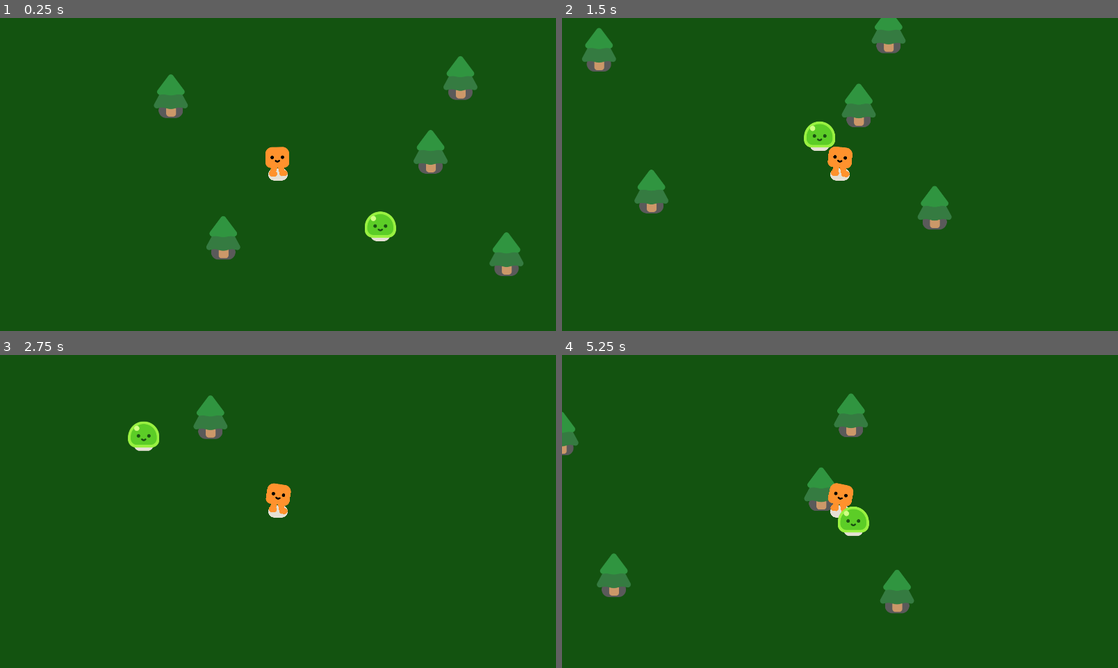
Above: before the commit, frames 1-4 (two rows, left to right).
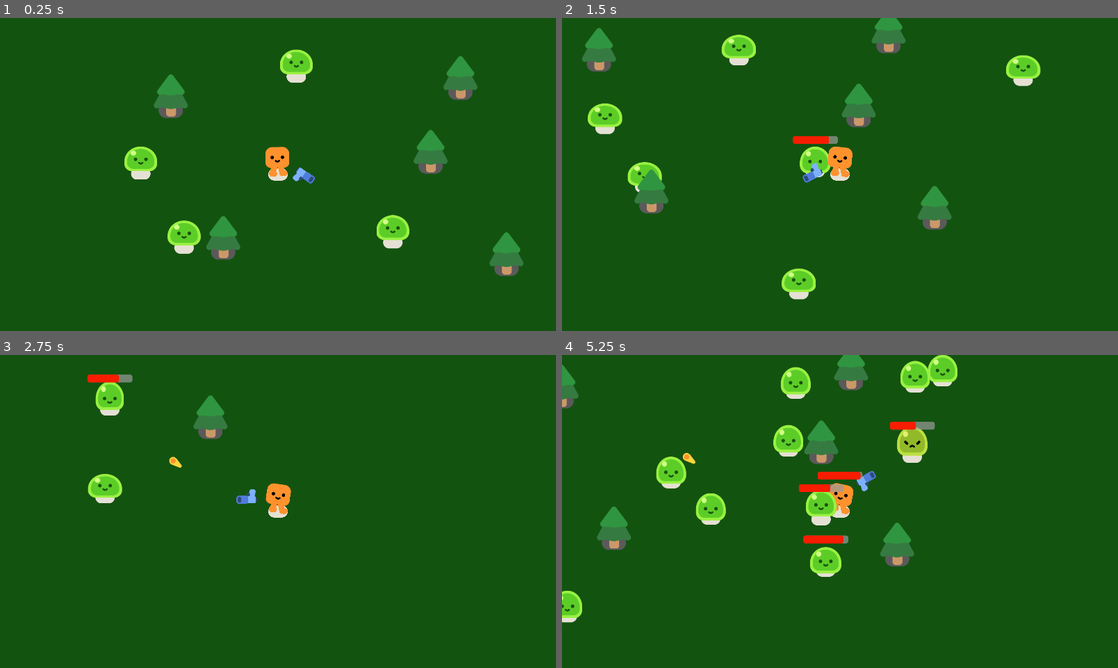
Above: after the commit, the same moments.

Repository: rosen1000/vampire-retarders
Game: Godot game, scene res://levels/the_game.tscn
The game is run twice, just before and just after one commit, with the same random seed, the same clock (stepped at 60 frames per second) and the same inputs.
Inputs:
- Up to frame 1 (0.25 s): no input
- Up to frame 2 (1.5 s): hold D (move_right) 0.53-1.28 s; hold S (move_down) from 1.28 s (still down)
- Up to frame 3 (2.75 s): release S (move_down) at 2.03 s; hold D (move_right) from 2.03 s (still down)
- Up to frame 4 (5.25 s): release D (move_right) at 2.78 s; hold W (move_up) 2.78-3.53 s; hold A (move_left) 3.53-5.03 s; hold S (move_down) from 5.03 s (still down)

The runs differ from the first frame. In frame 1, 2.1% of the frame differs, in the area x 22-74%, y 10-76%; in frame 2, 3.0%; in frame 3, 1.7%; in frame 4, 10%, in the area x 0-72%, y 0-86%.

Commit message:
added guns and health

Diff:
--- a/characters/enemy/enemy.gd
+++ b/characters/enemy/enemy.gd
@@ -1,10 +1,29 @@
-extends CharacterBody2D
+class_name Enemy extends CharacterBody2D
 
-@export var speed = 300
+@export var health = 100.0
+@export var speed = 100
 @export var target: CharacterBody2D
+
+func _ready():
+	$Slime.play_walk()
+	$HealthBar.max_value = health
+	$HealthBar.value = health
 
 func _physics_process(_delta: float) -> void:
 	var direction = global_position.direction_to(target.global_position)
 	velocity = direction * speed
 	move_and_slide()
-	pass
+
+var smoke_scene = preload("res://smoke_explosion/smoke_explosion.tscn")
+
+func take_damage(dmg: float):
+	health -= dmg
+	$HealthBar.visible = true
+	$HealthBar.value = health
+	$Slime.play_hurt()
+	if health <= 0:
+		var smoke = smoke_scene.instantiate() as Node2D
+		# Smoke not getting deleted with the enemy
+		smoke.global_position = global_position
+		get_parent().add_child(smoke)
+		queue_free()
--- a/characters/enemy/enemy.tscn
+++ b/characters/enemy/enemy.tscn
@@ -6,7 +6,23 @@
 [sub_resource type="CircleShape2D" id="CircleShape2D_x625u"]
 radius = 48.0
 
+[sub_resource type="StyleBoxFlat" id="StyleBoxFlat_8clo6"]
+bg_color = Color(0.6, 0.6, 0.6, 0.709804)
+corner_radius_top_left = 8
+corner_radius_top_right = 8
+corner_radius_bottom_right = 8
+corner_radius_bottom_left = 8
+
+[sub_resource type="StyleBoxFlat" id="StyleBoxFlat_yv5qh"]
+bg_color = Color(0.97, 0.113167, 0, 1)
+corner_radius_top_left = 8
+corner_radius_top_right = 8
+corner_radius_bottom_right = 8
+corner_radius_bottom_left = 8
+
 [node name="Enemy" type="CharacterBody2D"]
+collision_layer = 2
+collision_mask = 7
 motion_mode = 1
 platform_floor_layers = 0
 script = ExtResource("1_jan3h")
@@ -16,3 +32,14 @@
 [node name="CollisionShape2D" type="CollisionShape2D" parent="."]
 position = Vector2(1, -27)
 shape = SubResource("CircleShape2D_x625u")
+
+[node name="HealthBar" type="ProgressBar" parent="."]
+visible = false
+offset_left = -77.0
+offset_top = -121.0
+offset_right = 78.0
+offset_bottom = -94.0
+theme_override_styles/background = SubResource("StyleBoxFlat_8clo6")
+theme_override_styles/fill = SubResource("StyleBoxFlat_yv5qh")
+value = 100.0
+show_percentage = false
--- /dev/null
+++ b/characters/enemy/spawner.gd
@@ -0,0 +1,11 @@
+extends Path2D
+
+var enemy_scene = preload("res://characters/enemy/enemy.tscn")
+
+func spawn():
+	var enemy = enemy_scene.instantiate() as Enemy
+	$PathFollow2D.progress_ratio = randf()
+	enemy.global_position = $PathFollow2D.global_position
+	enemy.target = get_parent()
+	enemy.top_level = true
+	add_child(enemy)
--- /dev/null
+++ b/characters/enemy/spawner.tscn
@@ -0,0 +1,19 @@
+[gd_scene load_steps=3 format=3 uid="uid://b354nxarlbinq"]
+
+[ext_resource type="Script" path="res://characters/enemy/spawner.gd" id="1_shxb8"]
+
+[sub_resource type="Curve2D" id="Curve2D_3264x"]
+_data = {
+"points": PackedVector2Array(0, 0, 0, 0, -429, -273, 0, 0, 0, 0, 911.876, -275.624, 0, 0, 0, 0, 906.983, 535.288, 0, 0, 0, 0, -435.846, 532.417, 0, 0, 0, 0, -431, -273)
+}
+point_count = 5
+
+[node name="Spawner" type="Path2D"]
+position = Vector2(-433.305, -219.07)
+scale = Vector2(1.8394, 1.74125)
+curve = SubResource("Curve2D_3264x")
+script = ExtResource("1_shxb8")
+
+[node name="PathFollow2D" type="PathFollow2D" parent="."]
+position = Vector2(-429, -273)
+rotation = -0.00195672
--- a/characters/player/player.gd
+++ b/characters/player/player.gd
@@ -1,10 +1,19 @@
 extends CharacterBody2D
 
+signal health_depleted
+
+@export var max_health = 100.0
+var health = max_health
 @export var speed = 800
+var damage_per_enemy = 20
+var regen = 2
 
 var wasMoving = false
 
-func _physics_process(_delta: float) -> void:
+func _ready():
+	$HealthBar.max_value = max_health
+
+func _physics_process(delta: float) -> void:
 	var direction = Input.get_vector('move_left', 'move_right', 'move_up', 'move_down')
 	velocity = direction * speed
 	move_and_slide()
@@ -15,4 +24,20 @@
 	elif wasMoving:
 		wasMoving = false
 		$HappyBoo.play_idle_animation()
-pass
+
+	#region Health handling
+	if health < max_health:
+		health = min(max_health, health + regen * delta)
+
+	if health < max_health and !$HealthBar.visible:
+		$HealthBar.visible = true
+	elif health == max_health and $HealthBar.visible:
+		$HealthBar.visible = false
+
+	var touching_enemies = $HurtBox.get_overlapping_bodies()
+	if touching_enemies.size() > 0:
+		health -= touching_enemies.size() * damage_per_enemy * delta
+		if health <= 0:
+			health_depleted.emit()
+	$HealthBar.value = health
+	#endregion
--- a/characters/player/player.tscn
+++ b/characters/player/player.tscn
@@ -1,12 +1,31 @@
-[gd_scene load_steps=4 format=3 uid="uid://bsnjb3hub3idc"]
+[gd_scene load_steps=8 format=3 uid="uid://bsnjb3hub3idc"]
 
 [ext_resource type="Script" path="res://characters/player/player.gd" id="1_6cdqw"]
 [ext_resource type="PackedScene" uid="uid://pbmyh1qru7p" path="res://characters/happy_boo/happy_boo.tscn" id="2_ru4b8"]
+[ext_resource type="PackedScene" uid="uid://6hfhh1j5usb7" path="res://pistol/gun.tscn" id="3_w5v8n"]
 
 [sub_resource type="CircleShape2D" id="CircleShape2D_gqad6"]
 radius = 25.02
 
+[sub_resource type="CircleShape2D" id="CircleShape2D_1rgvc"]
+radius = 39.0128
+
+[sub_resource type="StyleBoxFlat" id="StyleBoxFlat_soxws"]
+bg_color = Color(0.6, 0.6, 0.6, 0.709804)
+corner_radius_top_left = 8
+corner_radius_top_right = 8
+corner_radius_bottom_right = 8
+corner_radius_bottom_left = 8
+
+[sub_resource type="StyleBoxFlat" id="StyleBoxFlat_r312s"]
+bg_color = Color(0.97, 0.113167, 0, 1)
+corner_radius_top_left = 8
+corner_radius_top_right = 8
+corner_radius_bottom_right = 8
+corner_radius_bottom_left = 8
+
 [node name="Player" type="CharacterBody2D"]
+collision_mask = 5
 motion_mode = 1
 platform_floor_layers = 0
 script = ExtResource("1_6cdqw")
@@ -18,3 +37,25 @@
 shape = SubResource("CircleShape2D_gqad6")
 
 [node name="Camera2D" type="Camera2D" parent="."]
+
+[node name="Gun" parent="." instance=ExtResource("3_w5v8n")]
+position = Vector2(0, -52)
+
+[node name="HurtBox" type="Area2D" parent="."]
+collision_layer = 0
+collision_mask = 2
+
+[node name="CollisionShape2D" type="CollisionShape2D" parent="HurtBox"]
+position = Vector2(0, -19)
+shape = SubResource("CircleShape2D_1rgvc")
+debug_color = Color(0.879276, 0.000373687, 0.825085, 0.42)
+
+[node name="HealthBar" type="ProgressBar" parent="."]
+offset_left = -77.0
+offset_top = -137.0
+offset_right = 78.0
+offset_bottom = -110.0
+theme_override_styles/background = SubResource("StyleBoxFlat_soxws")
+theme_override_styles/fill = SubResource("StyleBoxFlat_r312s")
+value = 100.0
+show_percentage = false
--- /dev/null
+++ b/levels/the_game.gd
@@ -0,0 +1,8 @@
+extends Node2D
+
+var enemy_scene = preload("res://characters/enemy/enemy.tscn")
+@onready var spawner = $Player/Spawner
+
+func _ready():
+	for i in range(10):
+		spawner.spawn()
--- a/levels/the_game.tscn
+++ b/levels/the_game.tscn
@@ -1,11 +1,14 @@
-[gd_scene load_steps=4 format=3 uid="uid://dtva2vamt0bdm"]
+[gd_scene load_steps=6 format=3 uid="uid://dtva2vamt0bdm"]
 
 [ext_resource type="PackedScene" uid="uid://bsnjb3hub3idc" path="res://characters/player/player.tscn" id="1_23ha6"]
+[ext_resource type="Script" path="res://levels/the_game.gd" id="1_vpa7k"]
 [ext_resource type="PackedScene" uid="uid://cqymv7ih1ln2m" path="res://trees/tree.tscn" id="2_nwit1"]
 [ext_resource type="PackedScene" uid="uid://bm77emil52vyu" path="res://characters/enemy/enemy.tscn" id="3_cyp2m"]
+[ext_resource type="PackedScene" uid="uid://b354nxarlbinq" path="res://characters/enemy/spawner.tscn" id="3_n2wxn"]
 
 [node name="TheGame" type="Node2D"]
 y_sort_enabled = true
+script = ExtResource("1_vpa7k")
 
 [node name="CanvasLayer" type="CanvasLayer" parent="."]
 layer = -10
@@ -17,6 +20,8 @@
 
 [node name="Player" parent="." instance=ExtResource("1_23ha6")]
 position = Vector2(736, 547)
+
+[node name="Spawner" parent="Player" instance=ExtResource("3_n2wxn")]
 
 [node name="Tree" parent="." instance=ExtResource("2_nwit1")]
 position = Vector2(366, 295)
@@ -36,3 +41,15 @@
 [node name="Enemy" parent="." node_paths=PackedStringArray("target") instance=ExtResource("3_cyp2m")]
 position = Vector2(1154, 794)
 target = NodePath("../Player")
+
+[node name="Enemy2" parent="." node_paths=PackedStringArray("target") instance=ExtResource("3_cyp2m")]
+position = Vector2(392, 815)
+target = NodePath("../Player")
+
+[node name="Enemy3" parent="." node_paths=PackedStringArray("target") instance=ExtResource("3_cyp2m")]
+position = Vector2(237, 544)
+target = NodePath("../Player")
+
+[node name="Enemy4" parent="." node_paths=PackedStringArray("target") instance=ExtResource("3_cyp2m")]
+position = Vector2(804, 185)
+target = NodePath("../Player")
--- /dev/null
+++ b/pistol/bullet.gd
@@ -0,0 +1,18 @@
+extends Area2D
+
+@export var speed = 300
+@export var max_range = 1200
+var traveled = 0
+
+func _physics_process(delta: float) -> void:
+	# Get direction from angle
+	var direction = Vector2.RIGHT.rotated(rotation)
+	global_position += direction * speed * delta
+	traveled += speed * delta
+	if traveled > max_range:
+		queue_free()
+
+func _on_body_entered(body: Node2D) -> void:
+	if body.has_method("take_damage"):
+		body.take_damage(10 + randf_range(-2, 2))
+	queue_free()
--- /dev/null
+++ b/pistol/bullet.tscn
@@ -0,0 +1,22 @@
+[gd_scene load_steps=4 format=3 uid="uid://dcrgbssipit20"]
+
+[ext_resource type="Script" path="res://pistol/bullet.gd" id="1_hayx2"]
+[ext_resource type="Texture2D" uid="uid://dftkbqwsfd68r" path="res://pistol/projectile.png" id="1_njm5q"]
+
+[sub_resource type="CircleShape2D" id="CircleShape2D_tv4cf"]
+radius = 15.0
+
+[node name="Bullet" type="Area2D"]
+top_level = true
+collision_layer = 0
+collision_mask = 6
+script = ExtResource("1_hayx2")
+
+[node name="Sprite2D" type="Sprite2D" parent="."]
+texture = ExtResource("1_njm5q")
+
+[node name="CollisionShape2D" type="CollisionShape2D" parent="."]
+position = Vector2(11, 0)
+shape = SubResource("CircleShape2D_tv4cf")
+
+[connection signal="body_entered" from="." to="." method="_on_body_entered"]
--- /dev/null
+++ b/pistol/gun.gd
@@ -0,0 +1,20 @@
+extends Area2D
+
+var bullet_scene = preload("res://pistol/bullet.tscn")
+
+func _physics_process(_delta: float) -> void:
+	var found_enemies = get_overlapping_bodies()
+	if found_enemies.size() > 0:
+		var target = found_enemies[0]
+		look_at(target.global_position)
+
+func shoot():
+	var bullet = bullet_scene.instantiate() as Area2D
+	bullet.global_position = %BulletMarker.global_position
+	bullet.global_rotation = %BulletMarker.global_rotation
+	%BulletMarker.add_child(bullet)
+
+func _on_timer_timeout() -> void:
+	var found_enemies = get_overlapping_bodies()
+	if found_enemies.size() > 0:
+		shoot()
--- /dev/null
+++ b/pistol/gun.tscn
@@ -0,0 +1,31 @@
+[gd_scene load_steps=4 format=3 uid="uid://6hfhh1j5usb7"]
+
+[ext_resource type="Texture2D" uid="uid://cswb5do8rrj7q" path="res://pistol/pistol.png" id="1_dx24w"]
+[ext_resource type="Script" path="res://pistol/gun.gd" id="1_koben"]
+
+[sub_resource type="CircleShape2D" id="CircleShape2D_edrou"]
+radius = 491.004
+
+[node name="Gun" type="Area2D"]
+collision_layer = 0
+collision_mask = 2
+script = ExtResource("1_koben")
+
+[node name="Range" type="CollisionShape2D" parent="."]
+shape = SubResource("CircleShape2D_edrou")
+
+[node name="Pivot" type="Marker2D" parent="."]
+
+[node name="Pistol" type="Sprite2D" parent="Pivot"]
+position = Vector2(108, 0)
+texture = ExtResource("1_dx24w")
+
+[node name="BulletMarker" type="Marker2D" parent="Pivot/Pistol"]
+unique_name_in_owner = true
+position = Vector2(25, -9)
+
+[node name="Timer" type="Timer" parent="."]
+wait_time = 0.5
+autostart = true
+
+[connection signal="timeout" from="Timer" to="." method="_on_timer_timeout"]
--- a/project.godot
+++ b/project.godot
@@ -51,7 +51,11 @@
 
 [layer_names]
 
+2d_physics/layer_1="Player"
+2d_physics/layer_2="Enemy"
 3d_physics/layer_2="player"
+2d_physics/layer_3="Enviroment"
+2d_physics/layer_4="Pickables"
 
 [rendering]
 
--- a/trees/tree.tscn
+++ b/trees/tree.tscn
@@ -7,6 +7,8 @@
 radius = 41.0
 
 [node name="Tree" type="StaticBody2D"]
+collision_layer = 4
+collision_mask = 0
 
 [node name="GroundShadow" type="Sprite2D" parent="."]
 modulate = Color(0.351563, 0.351563, 0.351563, 1)
Not shown: 1 places in characters/enemy/enemy.tscn that only renumber resources
Not shown: 1 places in smoke_explosion/smoke_explosion.tscn that only renumber resources
